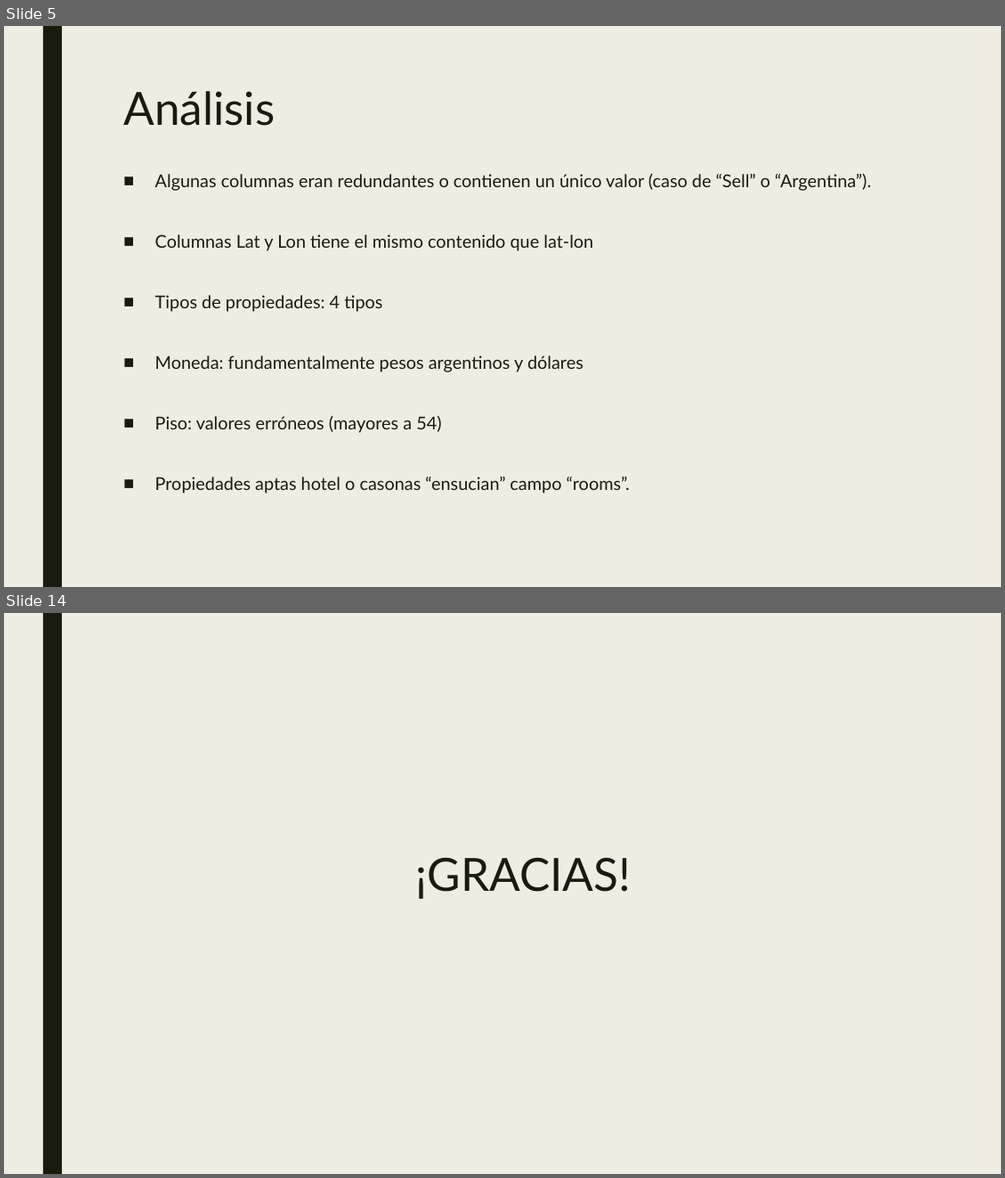
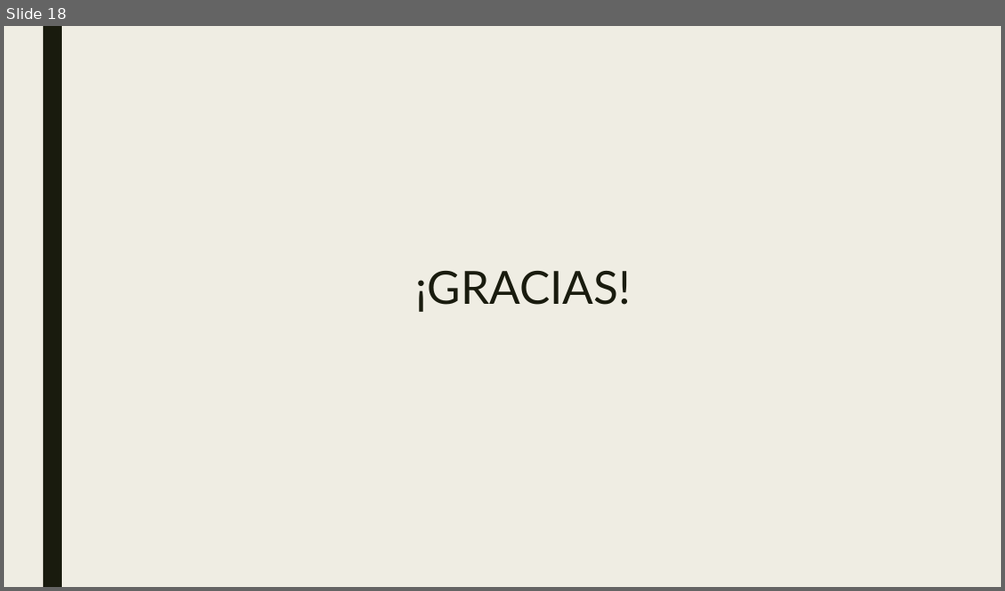
Before and after one commit to varelapablos/Desafio1-G3, a slide deck: Presentación - Desafio 2 - Regresión Lineal Properati.pptx. Shown one above the other, each under a label of ours: slides 5 and 14 before the commit, slide 18 after it; the slides between them are not shown. The pictures are 1005x1178 and 1005x591 pixels, drawn with LibreOffice and Linux fonts; fonts in the diff are those of the drawing. Boxes give left, top, right and bottom in pixels: in the first picture for what was removed or moved away, otherwise in the second. Text is boxed around its words. In the diff, an @@ line names an element or a change of style, - is before the commit and + after.

```diff
--- a/Presentación - Desafio 2 - Regresión Lineal Properati.pptx
+++ b/Presentación - Desafio 2 - Regresión Lineal Properati.pptx
@@ slide 5 removed at box(4, 26, 1001, 587), background #EFEDE3; not listed: 1 template element that a slide beside it also shows @@
@@ title removed at box(123, 91, 275, 126) @@
-Análisis
@@ text removed at box(155, 174, 871, 493) @@
-■ Algunas columnas eran redundantes o contienen un único valor (caso de “Sell” o “Argentina”).
-■ Columnas Lat y Lon tiene el mismo contenido que lat-lon
-■ Tipos de propiedades: 4 tipos
-■ Moneda: fundamentalmente pesos argentinos y dólares
-■ Piso: valores erróneos (mayores a 54)
-■ Propiedades aptas hotel o casonas “ensucian” campo “rooms”.
@@ what was slide 14 is now slide 18 @@
```
Also in this commit, not shown: 2 slides changed, 15 slides added, 10 other slides removed.
